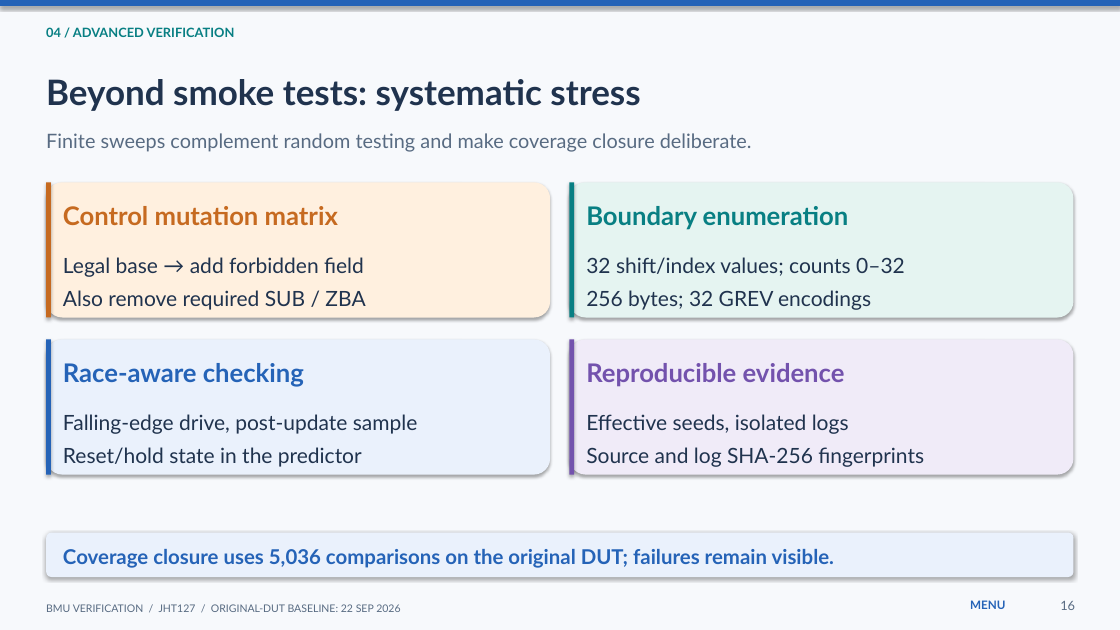
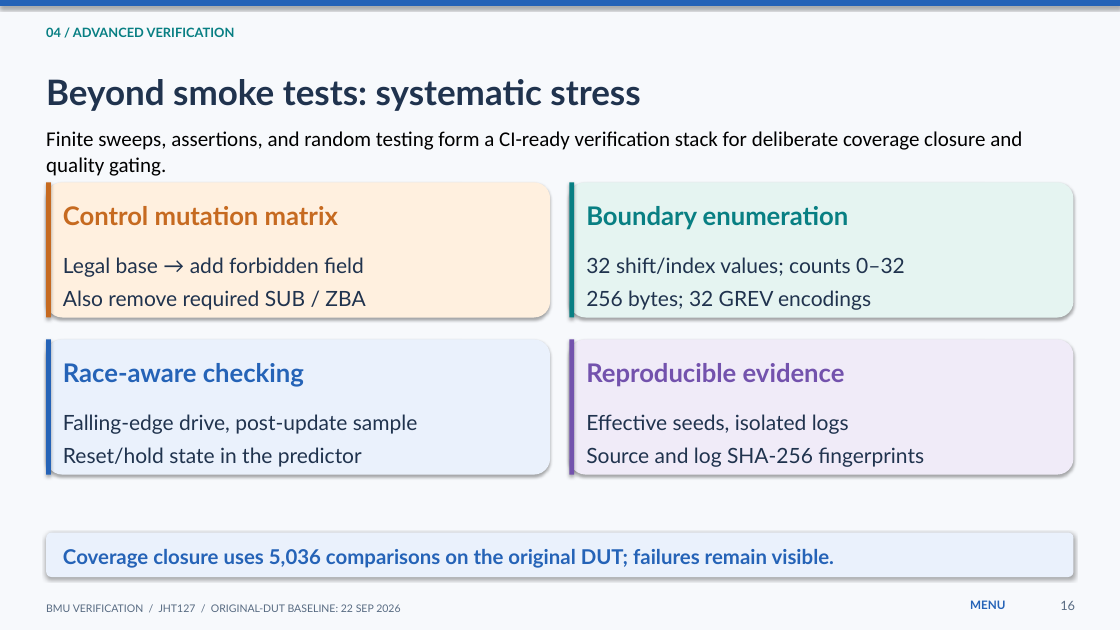
Before and after one commit to JHT127/riscv-bmu-verification, a slide deck: slide 16 of docs/09_presentation/Presentation_BMU_Verification.pptx. Drawn at 1120x630 pixels with LibreOffice and Linux fonts; fonts in the diff are those of the drawing. Boxes give left, top, right and bottom in pixels: in the first picture for what was removed or moved away, otherwise in the second. Text is boxed around its words. In the diff, an @@ line names an element or a change of style, - is before the commit and + after.

```diff
--- a/docs/09_presentation/Presentation_BMU_Verification.pptx
+++ b/docs/09_presentation/Presentation_BMU_Verification.pptx
@@ text at bbox=[46, 131, 1022, 176]: text changed; size 17 to 18 pt; font Lato to Calibri; text colour #586B82 to #000000 @@
-Finite sweeps complement random testing and make coverage closure deliberate.
+Finite sweeps, assertions, and random testing form a CI-ready verification stack for deliberate coverage closure and quality gating.
```
Also in this commit, not shown: 12 other slides changed.
